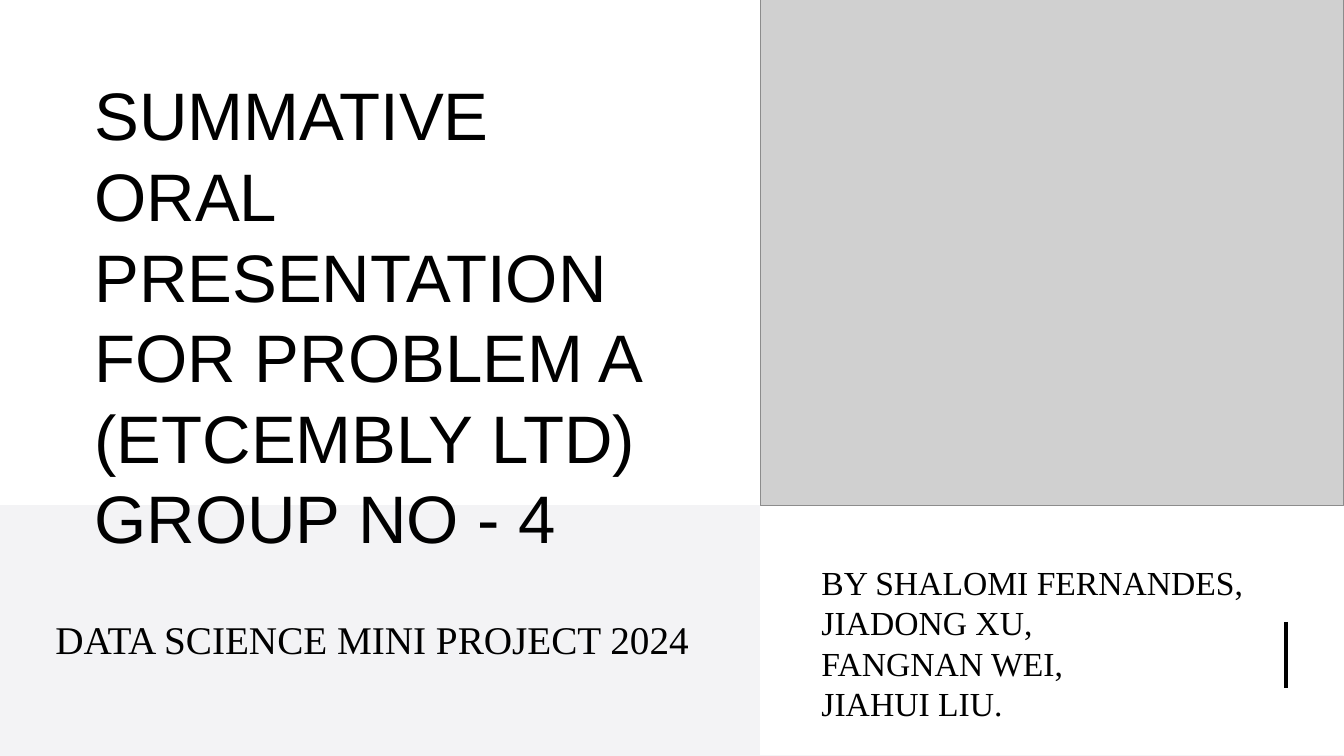
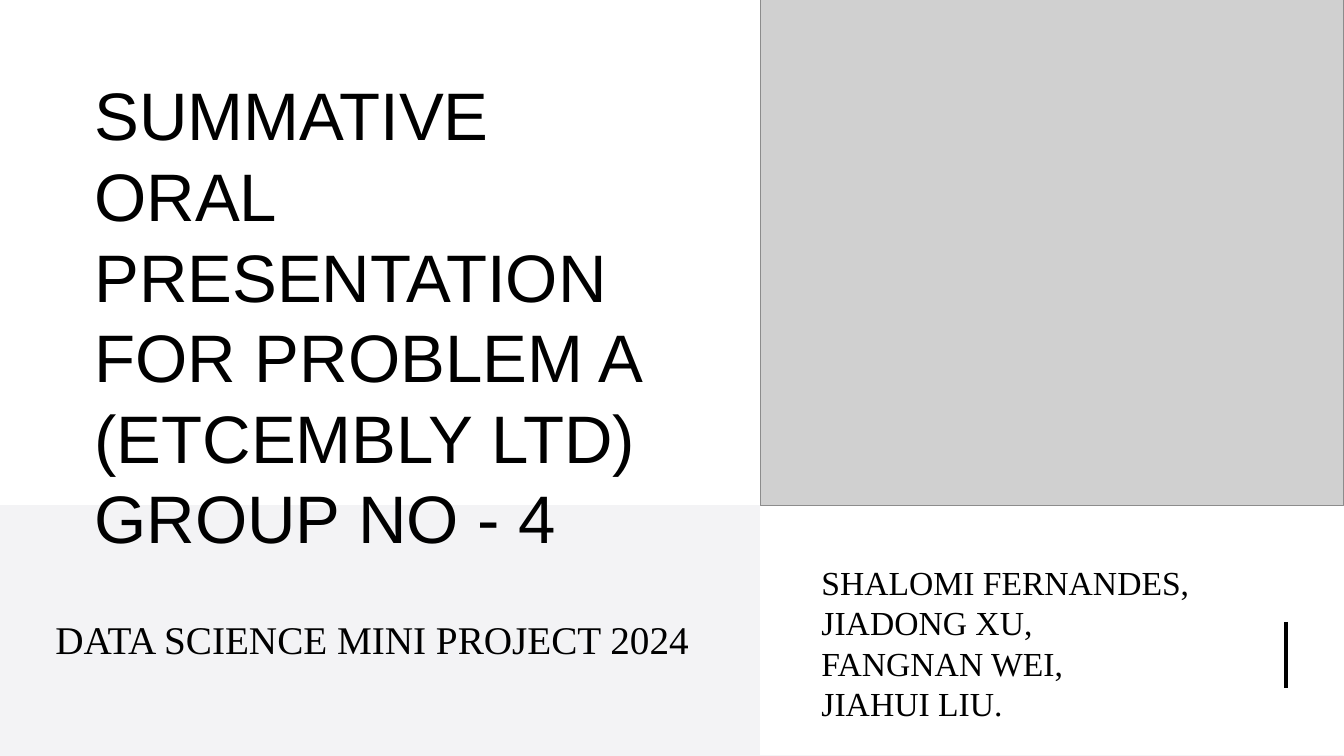
Before and after one commit to UoB-DSMP-2023-24/dsmp-2024-group4, a slide deck: slide 1 of summative presentation/Summative Oral Presentation-Group 4.pptx. Drawn at 1344x756 pixels with LibreOffice and Linux fonts; fonts in the diff are those of the drawing; grey boxes stand for pictures. Boxes give left, top, right and bottom in pixels: in the first picture for what was removed or moved away, otherwise in the second. Text is boxed around its words. In the diff, an @@ line names an element or a change of style, - is before the commit and + after.

```diff
--- a/summative presentation/Summative Oral Presentation-Group 4.pptx
+++ b/summative presentation/Summative Oral Presentation-Group 4.pptx
@@ text at (821, 572, 1189, 600): text changed @@
-BY SHALOMI FERNANDES,
+SHALOMI FERNANDES,
```
Also in this commit, not shown: 1 other slide changed.
